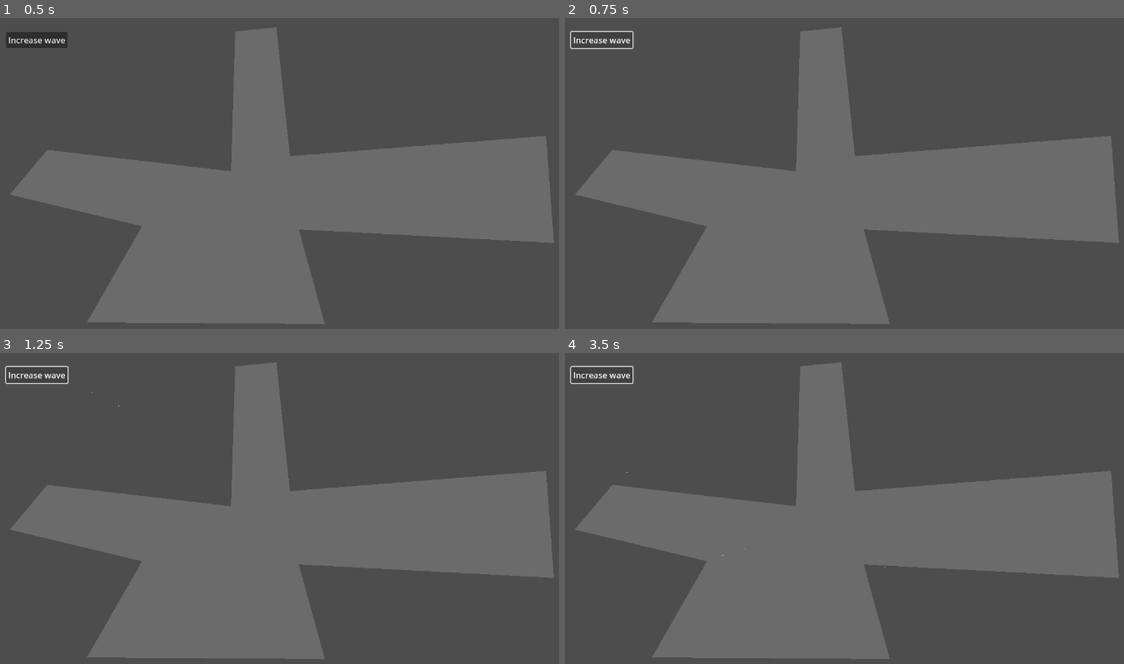
Above: before the commit, frames 1-4 (two rows, left to right).
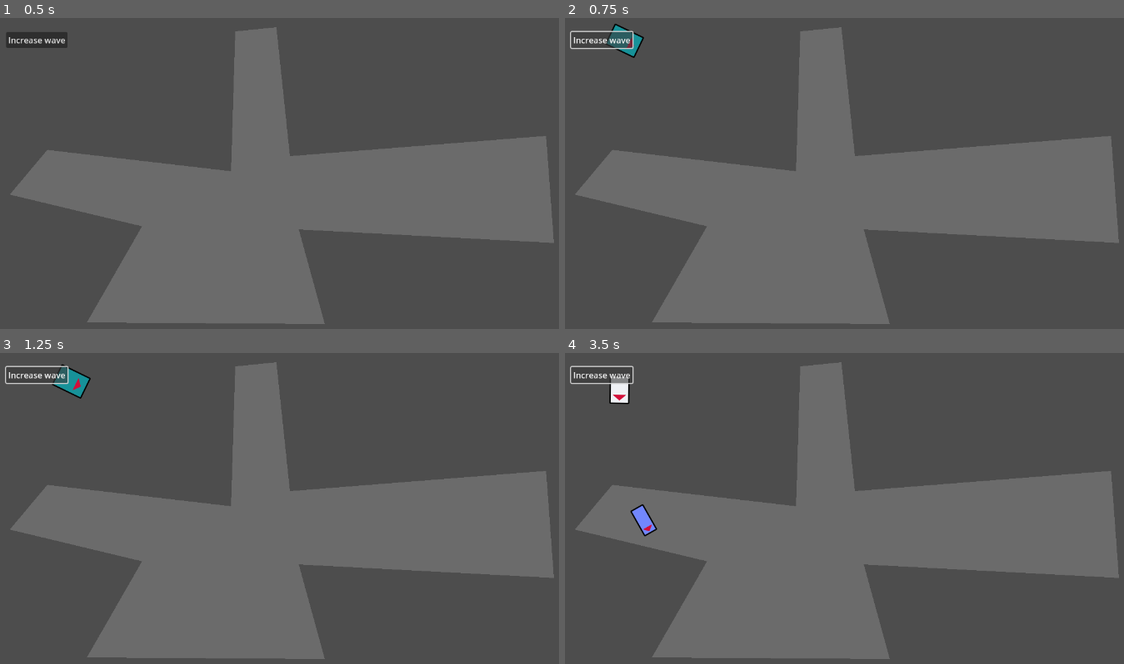
Above: after the commit, the same moments.

Repository: WinnerWind/omov-game
Game: Godot game, scene res://scenes/main.tscn
The game is run twice, just before and just after one commit, with the same random seed, the same clock (stepped at 60 frames per second) and the same inputs.
Inputs:
- Up to frame 1 (0.5 s): no input
- Up to frame 2 (0.75 s): click "Increase wave" at 0.5 s
- Up to frame 3 (1.25 s): no input
- Up to frame 4 (3.5 s): click "Increase wave" at 1.25 s; click "Increase wave" at 2 s

Frame 1 is identical in both runs. In frame 2, 0.4% of the frame differs, in the area x 7-15%, y 1-13%; in frame 3, 0.4%; in frame 4, 0.6%, in the area x 7-58%, y 7-70%.

Commit message:
Basic programmer art

Diff:
--- /dev/null
+++ b/assets/art/bike-placeholder.svg
@@ -0,0 +1 @@
+<svg xmlns="http://www.w3.org/2000/svg" width="128" height="128"><rect width="108" height="52" x="12" y="40" fill="#7287fd" stroke="#000" stroke-width="5" rx="2"/><polygon points="96 48 96 84 112 68" fill="#d20f39" stroke-width="2" stroke-linejoin="round" stroke="#d20f39"/></svg>
--- /dev/null
+++ b/assets/art/bus-placeholder.svg
@@ -0,0 +1 @@
+<svg xmlns="http://www.w3.org/2000/svg" width="128" height="128"><rect width="120" height="84" x="4" y="20" fill="#179299" stroke="#000" stroke-width="5" rx="2"/><polygon points="84 40 84 88 104 64" fill="#d20f39" stroke-width="2" stroke-linejoin="round" stroke="#d20f39"/></svg>
--- /dev/null
+++ b/assets/art/car-placeholder.svg
@@ -0,0 +1 @@
+<svg xmlns="http://www.w3.org/2000/svg" width="128" height="128"><rect width="104" height="72" x="12" y="28" fill="#eff1f5" stroke="#000" stroke-width="5" rx="2"/><polygon points="84 40 84 88 104 64" fill="#d20f39" stroke-width="2" stroke-linejoin="round" stroke="#d20f39"/></svg>
--- a/scenes/main.tscn
+++ b/scenes/main.tscn
@@ -35,8 +35,8 @@
 
 [node name="CarSpawner" type="Node2D" parent="."]
 script = ExtResource("3_jyhfs")
-max_delay = 1.0
-min_delay = 0.4
+max_delay = 2.0
+min_delay = 1.0
 curves = Array[Curve2D]([SubResource("Curve2D_jyhfs"), SubResource("Curve2D_tefeu")])
 car_packed = ExtResource("4_tbgi4")
 bus_packed = ExtResource("6_tefeu")
--- a/scenes/prefabs/vehicles/bike.tscn
+++ b/scenes/prefabs/vehicles/bike.tscn
@@ -1,6 +1,7 @@
 [gd_scene load_steps=5 format=3 uid="uid://d2id2nwbly58y"]
 
 [ext_resource type="Script" uid="uid://pbyp0y4w8tjd" path="res://scripts/car2d.gd" id="1_odnmy"]
+[ext_resource type="Texture2D" uid="uid://cjp33bnju6mgg" path="res://assets/art/bike-placeholder.svg" id="2_hkgtj"]
 
 [sub_resource type="Curve2D" id="Curve2D_0wfyh"]
 _data = {
@@ -8,17 +9,15 @@
 }
 point_count = 3
 
-[sub_resource type="CanvasTexture" id="CanvasTexture_pg773"]
-
 [sub_resource type="RectangleShape2D" id="RectangleShape2D_1d5yk"]
-size = Vector2(20, 10)
+size = Vector2(55, 30)
 
 [node name="Car" type="Path2D" node_paths=PackedStringArray("sprite", "detector_collision_object", "path_follow", "raycast")]
 curve = SubResource("Curve2D_0wfyh")
 script = ExtResource("1_odnmy")
-initial_speed = 400.0
-raycast_distance = 30.0
-texture = SubResource("CanvasTexture_pg773")
+initial_speed = 200.0
+texture = ExtResource("2_hkgtj")
+texture_scale = 0.5
 collision_shape = SubResource("RectangleShape2D_1d5yk")
 sprite = NodePath("PathFollow2D/Car/Sprite")
 detector_collision_object = NodePath("PathFollow2D/Collision Detector/CollisionShape2D")
@@ -39,10 +38,11 @@
 [node name="Car" type="CharacterBody2D" parent="PathFollow2D"]
 
 [node name="Sprite" type="Sprite2D" parent="PathFollow2D/Car"]
-texture = SubResource("CanvasTexture_pg773")
+scale = Vector2(0.5, 0.5)
+texture = ExtResource("2_hkgtj")
 
 [node name="Raycast" type="RayCast2D" parent="PathFollow2D/Car"]
-target_position = Vector2(30, 0)
+target_position = Vector2(100, 0)
 collide_with_areas = true
 
 [connection signal="area_entered" from="PathFollow2D/Collision Detector" to="." method="_on_collision_detector_area_entered"]
--- a/scenes/prefabs/vehicles/bus.tscn
+++ b/scenes/prefabs/vehicles/bus.tscn
@@ -1,6 +1,7 @@
 [gd_scene load_steps=5 format=3 uid="uid://b8coxilqnsum0"]
 
 [ext_resource type="Script" uid="uid://pbyp0y4w8tjd" path="res://scripts/car2d.gd" id="1_g6wq1"]
+[ext_resource type="Texture2D" uid="uid://d2n81hwvrk40" path="res://assets/art/bus-placeholder.svg" id="2_2thgs"]
 
 [sub_resource type="Curve2D" id="Curve2D_0wfyh"]
 _data = {
@@ -8,17 +9,15 @@
 }
 point_count = 3
 
-[sub_resource type="CanvasTexture" id="CanvasTexture_pg773"]
-
 [sub_resource type="RectangleShape2D" id="RectangleShape2D_1d5yk"]
-size = Vector2(40, 20)
+size = Vector2(65, 50)
 
 [node name="Car" type="Path2D" node_paths=PackedStringArray("sprite", "detector_collision_object", "path_follow", "raycast")]
 curve = SubResource("Curve2D_0wfyh")
 script = ExtResource("1_g6wq1")
-initial_speed = 200.0
-raycast_distance = 30.0
-texture = SubResource("CanvasTexture_pg773")
+initial_speed = 50.0
+texture = ExtResource("2_2thgs")
+texture_scale = 0.5
 collision_shape = SubResource("RectangleShape2D_1d5yk")
 sprite = NodePath("PathFollow2D/Car/Sprite")
 detector_collision_object = NodePath("PathFollow2D/Collision Detector/CollisionShape2D")
@@ -39,10 +38,11 @@
 [node name="Car" type="CharacterBody2D" parent="PathFollow2D"]
 
 [node name="Sprite" type="Sprite2D" parent="PathFollow2D/Car"]
-texture = SubResource("CanvasTexture_pg773")
+scale = Vector2(0.5, 0.5)
+texture = ExtResource("2_2thgs")
 
 [node name="Raycast" type="RayCast2D" parent="PathFollow2D/Car"]
-target_position = Vector2(30, 0)
+target_position = Vector2(100, 0)
 collide_with_areas = true
 
 [connection signal="area_entered" from="PathFollow2D/Collision Detector" to="." method="_on_collision_detector_area_entered"]
--- a/scenes/prefabs/vehicles/car.tscn
+++ b/scenes/prefabs/vehicles/car.tscn
@@ -1,6 +1,7 @@
 [gd_scene load_steps=5 format=3 uid="uid://ctmkpurla8vot"]
 
 [ext_resource type="Script" uid="uid://pbyp0y4w8tjd" path="res://scripts/car2d.gd" id="1_1d5yk"]
+[ext_resource type="Texture2D" uid="uid://desqp67lb5m7r" path="res://assets/art/car-placeholder.svg" id="2_j36od"]
 
 [sub_resource type="Curve2D" id="Curve2D_0wfyh"]
 _data = {
@@ -8,16 +9,15 @@
 }
 point_count = 3
 
-[sub_resource type="CanvasTexture" id="CanvasTexture_pg773"]
-
 [sub_resource type="RectangleShape2D" id="RectangleShape2D_1d5yk"]
+size = Vector2(55, 40)
 
 [node name="Car" type="Path2D" node_paths=PackedStringArray("sprite", "detector_collision_object", "path_follow", "raycast")]
 curve = SubResource("Curve2D_0wfyh")
 script = ExtResource("1_1d5yk")
-initial_speed = 300.0
-raycast_distance = 30.0
-texture = SubResource("CanvasTexture_pg773")
+initial_speed = 100.0
+texture = ExtResource("2_j36od")
+texture_scale = 0.5
 collision_shape = SubResource("RectangleShape2D_1d5yk")
 sprite = NodePath("PathFollow2D/Car/Sprite")
 detector_collision_object = NodePath("PathFollow2D/Collision Detector/CollisionShape2D")
@@ -38,10 +38,11 @@
 [node name="Car" type="CharacterBody2D" parent="PathFollow2D"]
 
 [node name="Sprite" type="Sprite2D" parent="PathFollow2D/Car"]
-texture = SubResource("CanvasTexture_pg773")
+scale = Vector2(0.5, 0.5)
+texture = ExtResource("2_j36od")
 
 [node name="Raycast" type="RayCast2D" parent="PathFollow2D/Car"]
-target_position = Vector2(30, 0)
+target_position = Vector2(100, 0)
 collide_with_areas = true
 
 [connection signal="area_entered" from="PathFollow2D/Collision Detector" to="." method="_on_collision_detector_area_entered"]
--- a/scripts/car2d.gd
+++ b/scripts/car2d.gd
@@ -14,6 +14,10 @@
 @export var texture:Texture2D:
 	set(new):
 		texture = new
+		if is_node_ready(): set_variables()
+@export var texture_scale:float:
+	set(new):
+		texture_scale = new
 		if is_node_ready(): set_variables()
 @export var collision_shape:Shape2D:
 	set(new):
@@ -40,10 +44,12 @@
 func set_variables():
 	if sprite and texture:
 		sprite.texture = texture
+		sprite.scale = Vector2i.ONE * texture_scale
 	if raycast:
 		raycast.target_position.x = raycast_distance
 	if detector_collision_object and collision_shape:
 		detector_collision_object.shape = collision_shape
+
 
 func _on_collision_detector_area_entered(area: Area2D) -> void:
 	if not area is SlowdownArea: #Ensure we collided with a car
Not shown, added: assets/art/bike-placeholder.svg.import
Not shown, added: assets/art/bus-placeholder.svg.import
Not shown, added: assets/art/car-placeholder.svg.import
